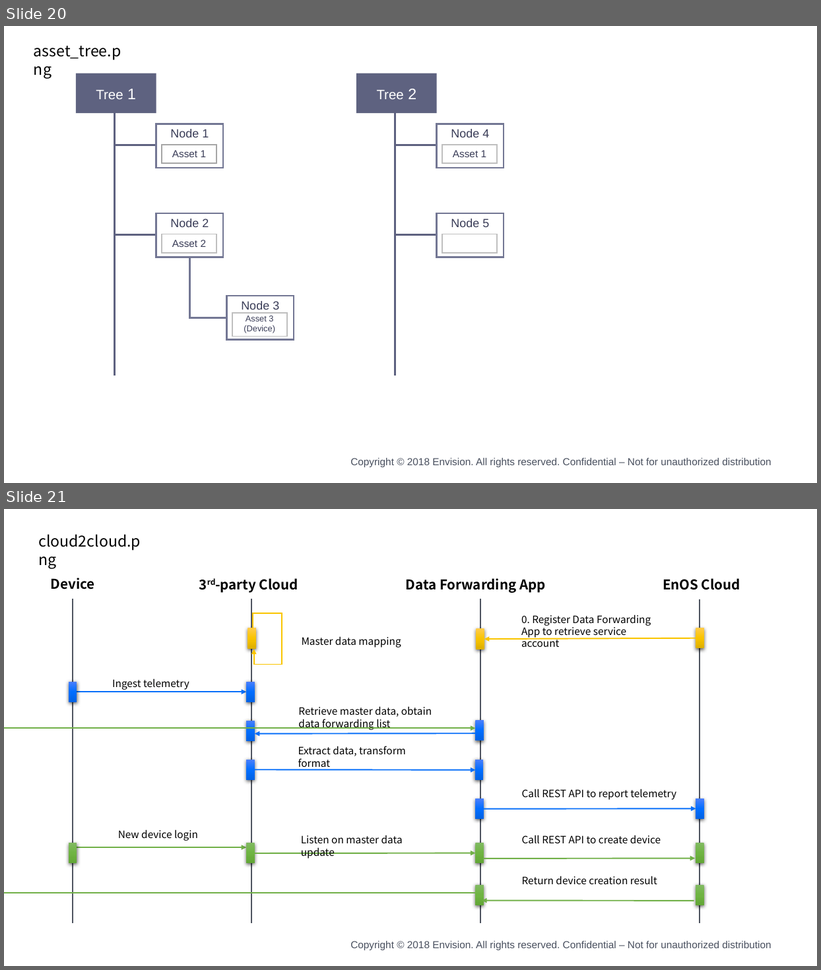
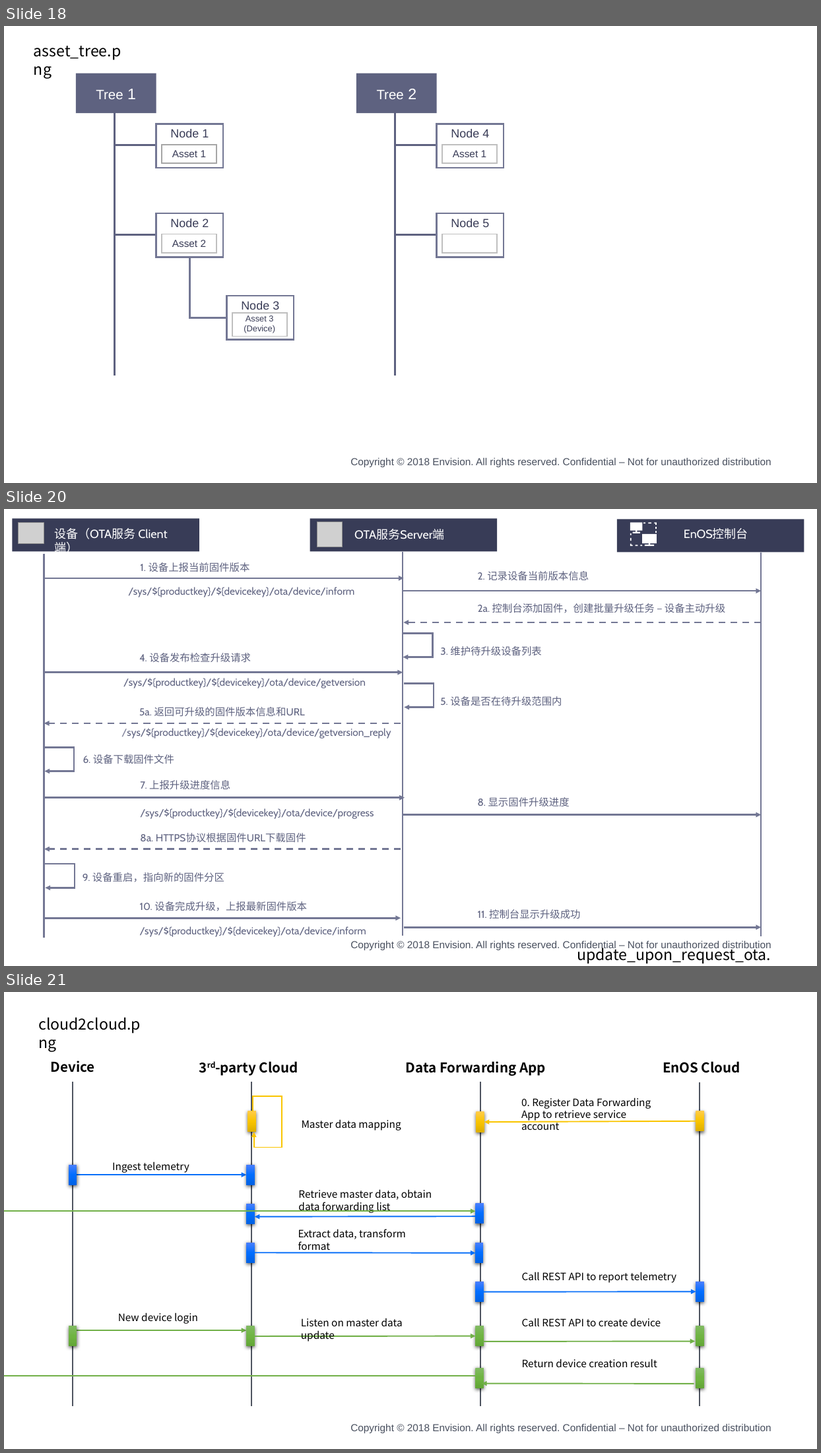
Before and after one commit to kikuchiyo/device_connection_en, a slide deck: media/device_en.pptx. Shown one above the other, each under a label of ours: slides 20 and 21 before the commit, slides 18, 20 and 21 after it; the slides between them are not shown. The pictures are 821x970 and 821x1453 pixels, drawn with LibreOffice and Linux fonts; fonts in the diff are those of the drawing; grey boxes stand for pictures; background and template pictures are left out. Boxes give left, top, right and bottom in pixels: in the first picture for what was removed or moved away, otherwise in the second. Text is boxed around its words. In the diff, an @@ line names an element or a change of style, - is before the commit and + after.

```diff
--- a/media/device_en.pptx
+++ b/media/device_en.pptx
@@ slide 20 added at [4,509,817,966], background #FFFFFF; not listed: 1 template element that a slide beside it also shows @@
@@ group added at [12,518,805,938]: 22 texts, 10 arrows, 7 lines, 4 elbow arrows, 3 rectangles, 2 pictures, 1 freeform shape @@
+设备（OTA服务 Client端）
+OTA服务Server端
+EnOS控制台
+1. 设备上报当前固件版本
+2. 记录设备当前版本信息
+2a. 控制台添加固件，创建批量升级任务 – 设备主动升级
+3. 维护待升级设备列表
+/sys/${productkey}/${devicekey}/ota/device/inform
+4. 设备发布检查升级请求
+/sys/${productkey}/${devicekey}/ota/device/getversion
+5. 设备是否在待升级范围内
+5a. 返回可升级的固件版本信息和URL
+/sys/${productkey}/${devicekey}/ota/device/getversion_reply
+6. 设备下载固件文件
+7. 上报升级进度信息
+/sys/${productkey}/${devicekey}/ota/device/progress
+8. 显示固件升级进度
+8a. HTTPS协议根据固件URL下载固件
+9. 设备重启，指向新的固件分区
+10. 设备完成升级，上报最新固件版本
+/sys/${productkey}/${devicekey}/ota/device/inform
+11. 控制台显示升级成功
@@ text added at [577,945,771,964], 18 pt, text #000000 @@
+update_upon_request_ota.png
@@ what was slide 20 is now slide 18 @@
```
Also in this commit, not shown: 5 slides changed, 3 other slides added, 3 slides removed, 22 other files.
